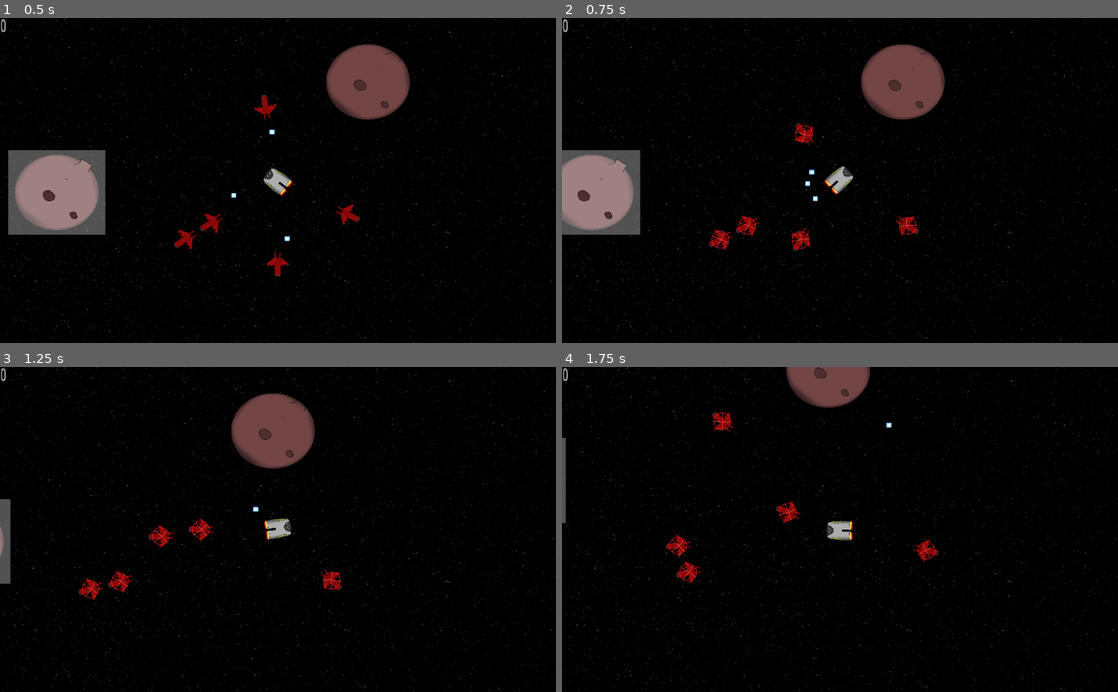
Above: before the commit, frames 1-4 (two rows, left to right).
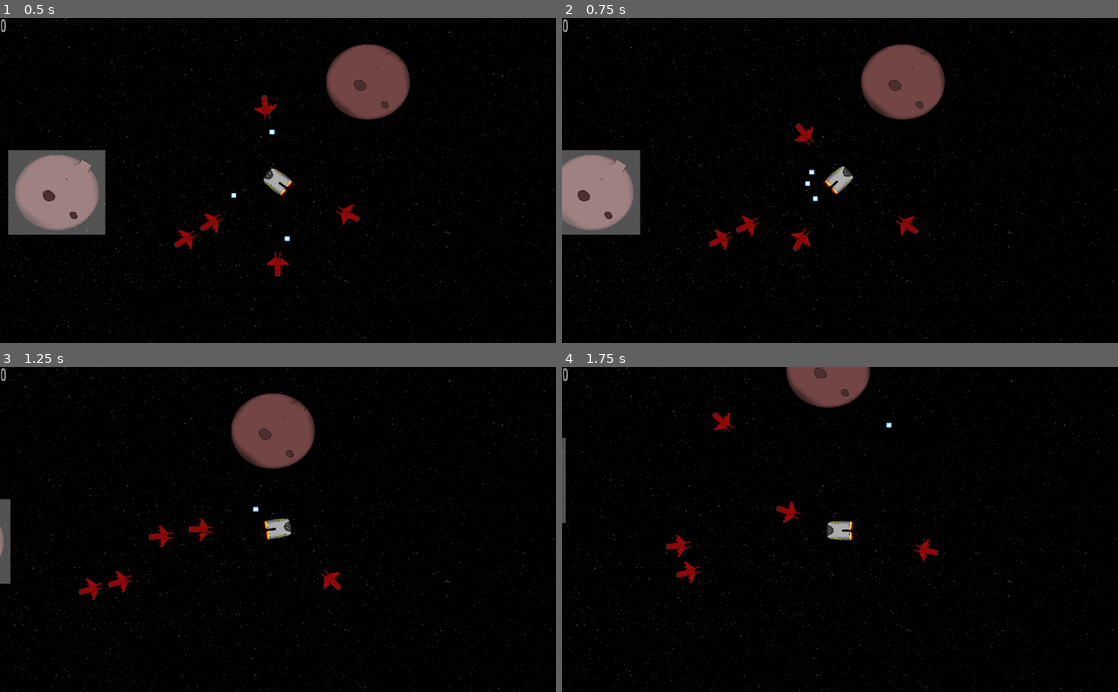
Above: after the commit, the same moments.

Repository: MichaelTonkin/Friendly-Ships
Game: Godot game, scene res://Scenes/MainGame.tscn
Two runs of this game, one before a commit and one after it. Both use one fixed random seed, a clock stepped at 60 frames per second and the inputs below. The engine's default icon, where the game draws it, is replaced by a stand-in: a white triangle on a blue panel in a dark square.
Inputs (mouse positions are in pixels of both pictures, inside the frame that each line leads up to):
- Up to frame 1 (0.5 s): no input
- Up to frame 2 (0.75 s): move the mouse to (962, 164) at 0.52 s; hold D (move_right) from 0.53 s (still down); tap Space (space_bar) at 0.6 s
- Up to frame 3 (1.25 s): keep holding D (move_right)
- Up to frame 4 (1.75 s): move the mouse to (728, 545) at 1.27 s; release D (move_right) at 1.28 s; hold S (move_down) from 1.28 s (still down); click (728, 545) at 1.35 s; tap Space (space_bar) at 1.55 s

Frame 1 is identical in both runs. In frame 2, 0.2% of the frame differs, in the area x 26-64%, y 32-72%; in frame 3, 0.2%; in frame 4, 0.2%.

Commit message:
Ally not turning bug fixed

Diff:
--- a/Scripts/Enemy.gd
+++ b/Scripts/Enemy.gd
@@ -81,13 +81,15 @@
 
 	distance2Player = self.get_global_position().distance_to(player.get_position())
 
-	if(Input.is_action_just_pressed("space_bar") and friendly and (distance2Player<10)):
-		ally = true
-		main.numShipsOnScreen -=1
-		$Enemy_tex.stop()
-		$Enemy_tex.play("ally")
-	if(Input.is_action_just_pressed("space_bar") and !friendly):
-		$Status_tex.set_texture(aFail)
+	if(distance2Player<100):
+
+		if(Input.is_action_just_pressed("space_bar") and friendly):
+			ally = true
+			main.numShipsOnScreen -=1
+			$Enemy_tex.stop()
+			$Enemy_tex.play("ally")
+		elif(Input.is_action_just_pressed("space_bar") and !friendly):
+			$Status_tex.set_texture(aFail)
 
 func ally_score_contribute(delta):
 	if(ally):
Not shown, added: Sounds/laser.aup
Not shown, added: Sounds/laser_data/e00/d00/e0000ca6.au
